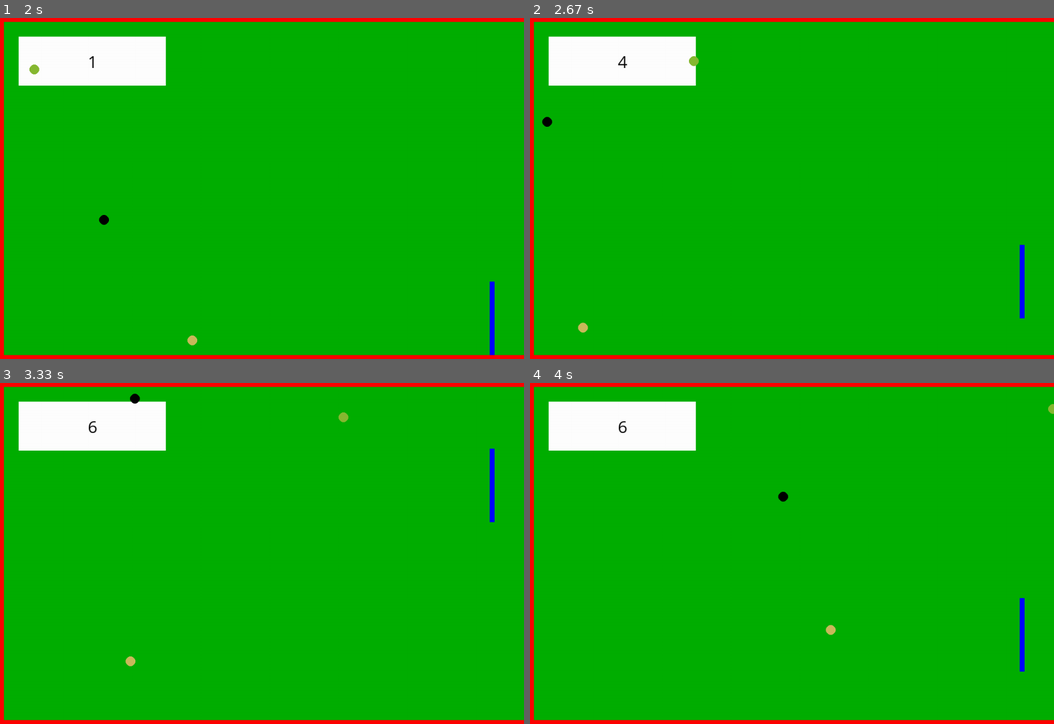
Above: before the commit, frames 1-4 (two rows, left to right).
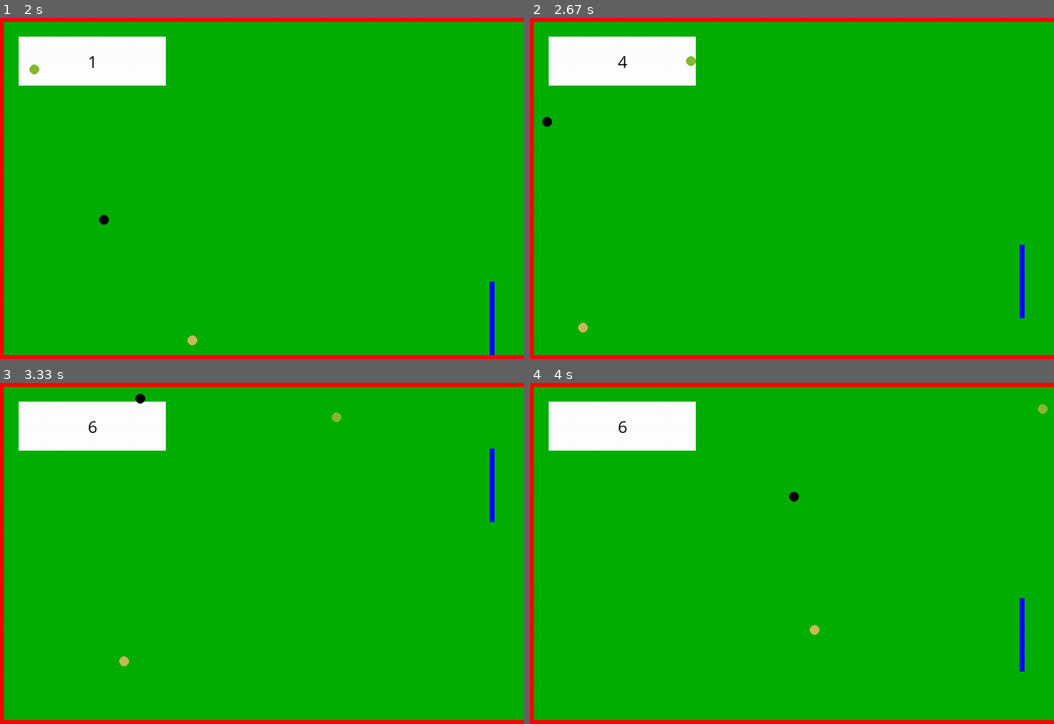
Above: after the commit, the same moments.

Repository: Wombatlord/PygamePong
Game: pygame game, started from pong.py
Same seed, same stepped clock (60 frames per second), same inputs: the game is played once before the commit and once after it.
Inputs (mouse positions are in pixels of both pictures, inside the frame that each line leads up to):
- Up to frame 1 (2 s): click (256, 188) at 0.38 s; tap Space at 0.73, 1.03 s; click (131, 191) at 0.75 s; click (450, 311) at 1.22 s; click (136, 116) at 1.55 s; click (461, 321) at 1.88 s
- Up to frame 2 (2.67 s): click (713, 116) at 2.22 s; click (970, 280) at 2.55 s
- Up to frame 3 (3.33 s): click (89, 587) at 2.88 s; click (104, 485) at 3.22 s
- Up to frame 4 (4 s): click (666, 614) at 3.55 s; click (980, 635) at 3.88 s

Frame 1 is identical in both runs. In frame 2, less than 0.1% of the frame differs, in the area x 29-33%, y 11-15%; in frame 3, 0.2%; in frame 4, 0.3%, in the area x 47-100%, y 6-74%.

Commit message:
Further cleanup of Engine functions and Entities comments.

Diff:
--- a/engine.py
+++ b/engine.py
@@ -22,31 +22,11 @@
     return current_time() - when
 
 
-def paddleBounce(ball: Ball, paddle: Paddle):
-    paddleCOM = paddle.y + int(paddle.HEIGHT * 0.5)
-    speed = ball.getVelocity().getMagnitude()
-    newSpeed = int(speed) + random.randint(-25, 50)
-    newSpeed = max(newSpeed, 100)
-    offset = -(paddleCOM - ball.y) * 2 / paddle.HEIGHT
-    reboundAngle = offset * math.pi / 3
-
-    newVelocity = Vector.fromPolarCoOrds(-newSpeed, -reboundAngle)
-    ball.setVelocity(newVelocity)
-
-
-# PROBLEMS.
-def wallBounce(ball: Ball, ):
-    velocity = ball.getVelocity()
-    invertedX = Vector.invertX(velocity)
-    ball.setVelocity(invertedX)
-
-    ball.vx += random.randint(50, 100)
-    newX = ball.x + timeSinceLastUpdate * ball.vx
-
-
 def updateGameState(gameState: GameState) -> GameState:
     """
-    Tracks position and collision of each ball. Updates total score value based on return value from each ball.
+    Checks event queue for user input.
+    Tracks position and collision of each ball.
+    Updates total score value based on return value from each ball.
     Tracks paddle and collision with walls.
     """
     e = pygame.event.poll()
@@ -78,6 +58,33 @@
     return gameState
 
 
+def paddleBounce(ball: Ball, paddle: Paddle):
+    """
+    Calculates a return angle for a ball colliding with the paddle.
+    Rebound angle is determined by where the ball strikes the paddle.
+    """
+    paddleCOM = paddle.y + int(paddle.HEIGHT * 0.5)
+    speed = ball.getVelocity().getMagnitude()
+    newSpeed = int(speed) + random.randint(-25, 50)
+    newSpeed = max(newSpeed, 100)
+    offset = -(paddleCOM - ball.y) * 2 / paddle.HEIGHT
+    reboundAngle = offset * math.pi / 3
+
+    newVelocity = Vector.fromPolarCoOrds(-newSpeed, -reboundAngle)
+    ball.setVelocity(newVelocity)
+
+
+def wallBounce(ball: Ball):
+    """
+    Inverts the x axis of a ball velocity vector.
+    Increments the x value a random amount.
+    """
+    velocity = ball.getVelocity()
+    invertedX = Vector.invertX(velocity)
+    ball.setVelocity(invertedX)
+    ball.vx += random.randint(50, 100)
+
+
 def updateBall(ball: Ball, paddle: Paddle, height, border, scrValue):
     """
     Updates x and y position of the ball based on original positions combined with time differential.
@@ -98,20 +105,14 @@
     newY = ball.y + timeSinceLastUpdate * ball.vy
 
     paddleCollide = ball.getHitBox().colliderect(paddle.getHitBox())
-    backWallBounce = newX < border + ball.RADIUS
-
-    if backWallBounce:
-        scrValue += 1
-
-        velocity = ball.getVelocity()
-        invertedX = Vector.invertX(velocity)
-        ball.setVelocity(invertedX)
-
-        ball.vx += random.randint(50, 100)
-        newX = ball.x + timeSinceLastUpdate * ball.vx
-
     if paddleCollide:
         paddleBounce(ball, paddle)
+
+    hitBackWall = newX < border + ball.RADIUS
+    if hitBackWall:
+        scrValue += 1
+        wallBounce(ball)
+        newX = ball.x + timeSinceLastUpdate * ball.vx
 
     if newY < border + ball.RADIUS:
         scrValue += 1
--- a/pong.py
+++ b/pong.py
@@ -27,7 +27,7 @@
 ball: Ball = Ball(WIDTH - Ball.RADIUS - 250, HEIGHT * 0.5, - velocity, velocity, ballColour)
 liveBalls: list = [ball]
 
-# I really tried.
+# Instantiate GameState and pass screen config parameters.
 gameState: GameState = GameState(
     pygame.display.set_mode((WIDTH, HEIGHT)),
     paddle,
@@ -47,6 +47,8 @@
     BORDER
 )
 
+# MAIN LOOP
+
 while gameState.gameOn:
 
     render(gameState)
